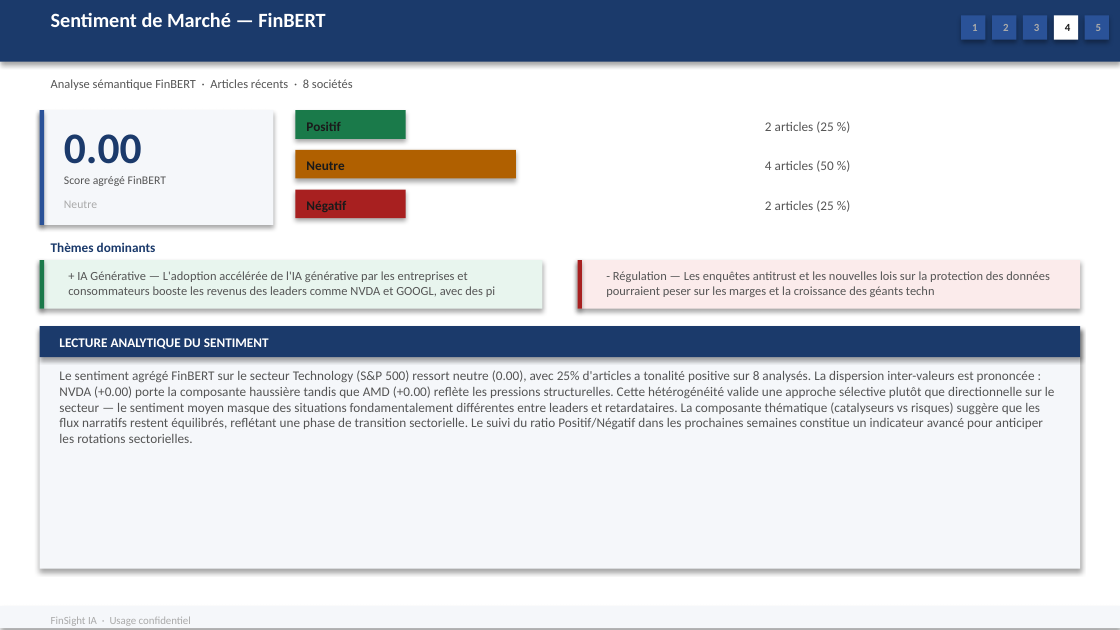
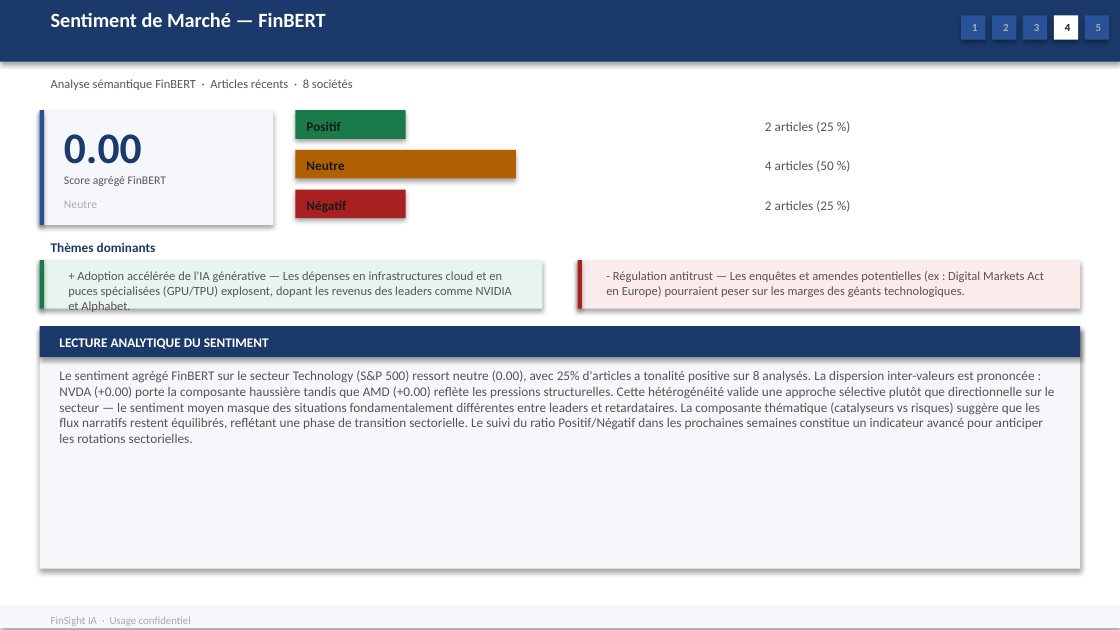
Before and after one commit to baptistejeh07-art/finsight-ia, a slide deck: slide 18 of preview/secteur_Technology_S&P_500/secteur_Technology_S&P_500.pptx. Drawn at 1120x630 pixels with LibreOffice and Linux fonts; fonts in the diff are those of the drawing. Boxes give left, top, right and bottom in pixels: in the first picture for what was removed or moved away, otherwise in the second. Text is boxed around its words. In the diff, an @@ line names an element or a change of style, - is before the commit and + after.

Commit message:
chore(preview): secteur_Technology_S&P_500 outputs regeneres

```diff
--- a/preview/secteur_Technology_S&P_500/secteur_Technology_S&P_500.pptx
+++ b/preview/secteur_Technology_S&P_500/secteur_Technology_S&P_500.pptx
@@ text at <box>68,271,512,312</box>: text changed @@
-+ IA Générative — L'adoption accélérée de l'IA générative par les entreprises et consommateurs booste les revenus des leaders comme NVDA et GOOGL, avec des pi
++ Adoption accélérée de l'IA générative — Les dépenses en infrastructures cloud et en puces spécialisées (GPU/TPU) explosent, dopant les revenus des leaders comme NVIDIA et Alphabet.
@@ text at <box>606,271,1044,297</box>: text changed @@
-- Régulation — Les enquêtes antitrust et les nouvelles lois sur la protection des données pourraient peser sur les marges et la croissance des géants techn
+- Régulation antitrust — Les enquêtes et amendes potentielles (ex : Digital Markets Act en Europe) pourraient peser sur les marges des géants technologiques.
```
Also in this commit, not shown: 5 other slides changed, 2 other files.
